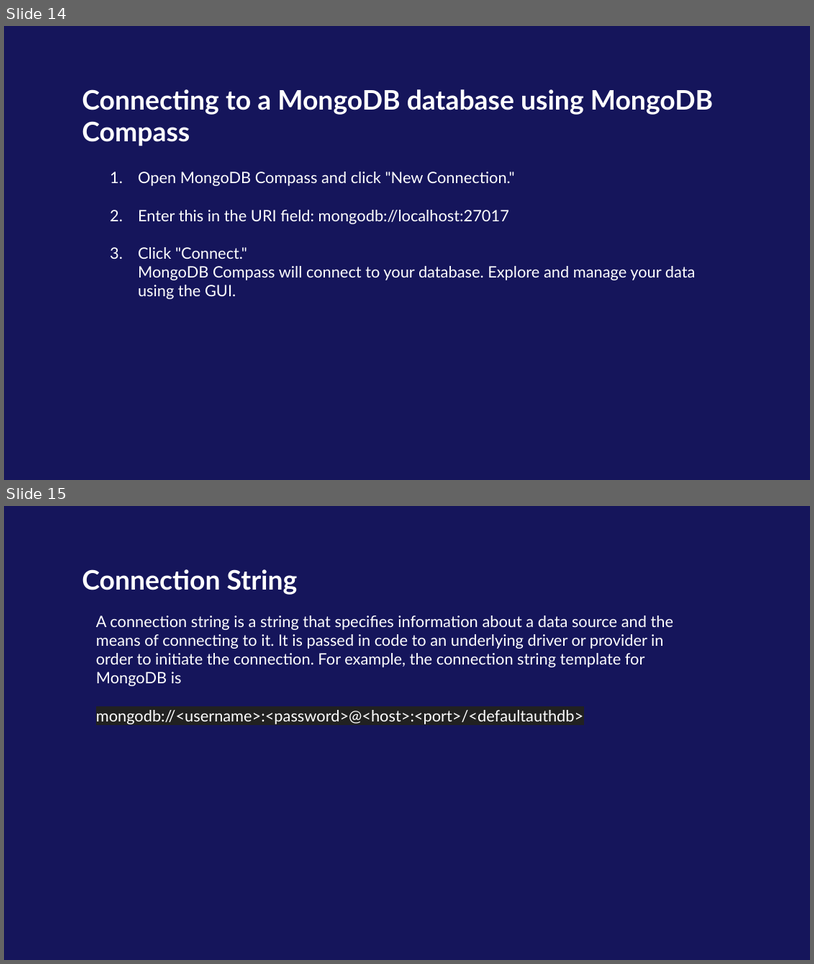
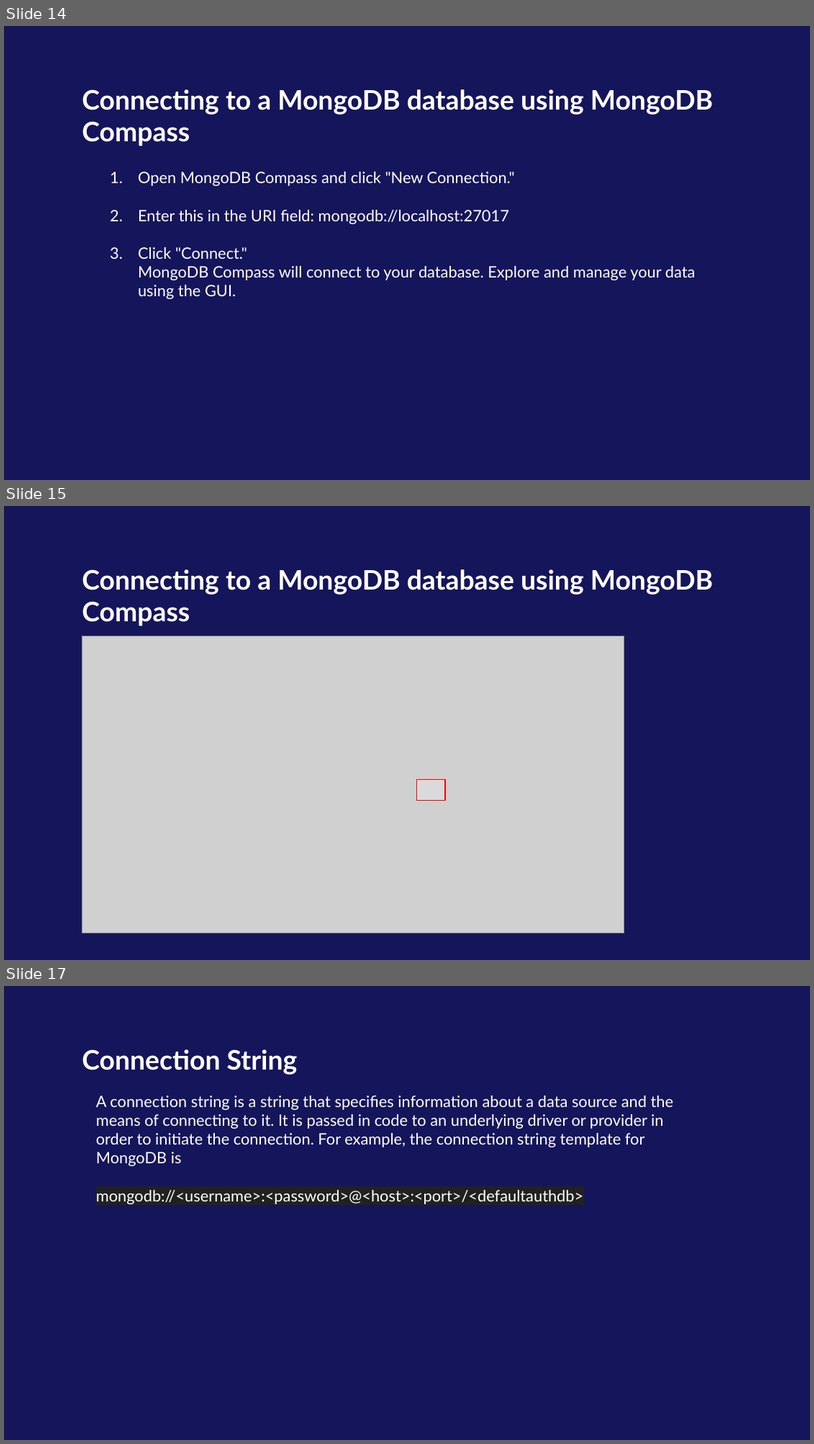
Before and after one commit to kaiz16/onsite-backend-development, a slide deck: Week-1/Day-3/Backend - Day 3 - Introduction to Databases (NoSQL).pptx. Shown one above the other, each under a label of ours: slides 14 and 15 before the commit, slides 14, 15 and 17 after it; the slides between them are not shown. The pictures are 814x964 and 814x1444 pixels, drawn with LibreOffice and Linux fonts; fonts in the diff are those of the drawing; grey boxes stand for pictures; background and template pictures are left out. Boxes give left, top, right and bottom in pixels: in the first picture for what was removed or moved away, otherwise in the second. Text is boxed around its words. In the diff, an @@ line names an element or a change of style, - is before the commit and + after.

```diff
--- a/Week-1/Day-3/Backend - Day 3 - Introduction to Databases (NoSQL).pptx
+++ b/Week-1/Day-3/Backend - Day 3 - Introduction to Databases (NoSQL).pptx
@@ slide 15 added at box(4, 506, 810, 960), background #15155B @@
@@ title added at box(82, 569, 713, 626), 24 pt, text #FFFFFF, bold @@
+Connecting to a MongoDB database using MongoDB Compass
@@ picture added at box(82, 636, 625, 932) @@
@@ rectangle added at box(417, 780, 446, 800), fill #F8FAFF at 26% opacity, outline #FF0000 0.75 pt @@
@@ what was slide 15 is now slide 17 @@
```
Also in this commit, not shown: 3 slides changed, 1 other slide added, 3 other files.
